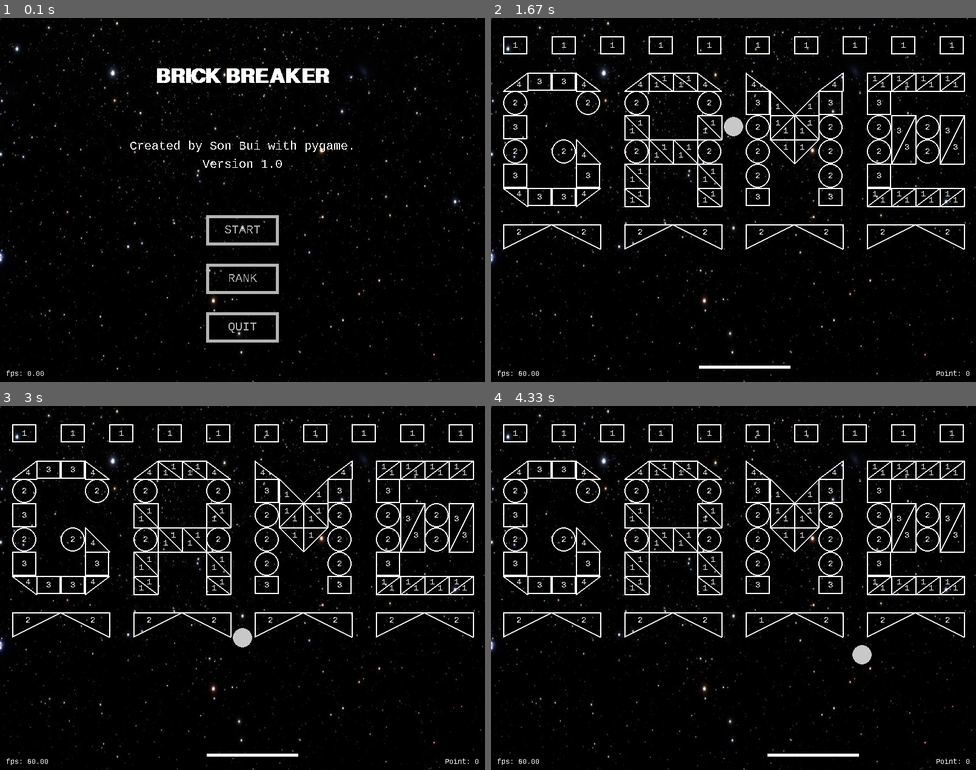
Above: before the commit, frames 1-4 (two rows, left to right).
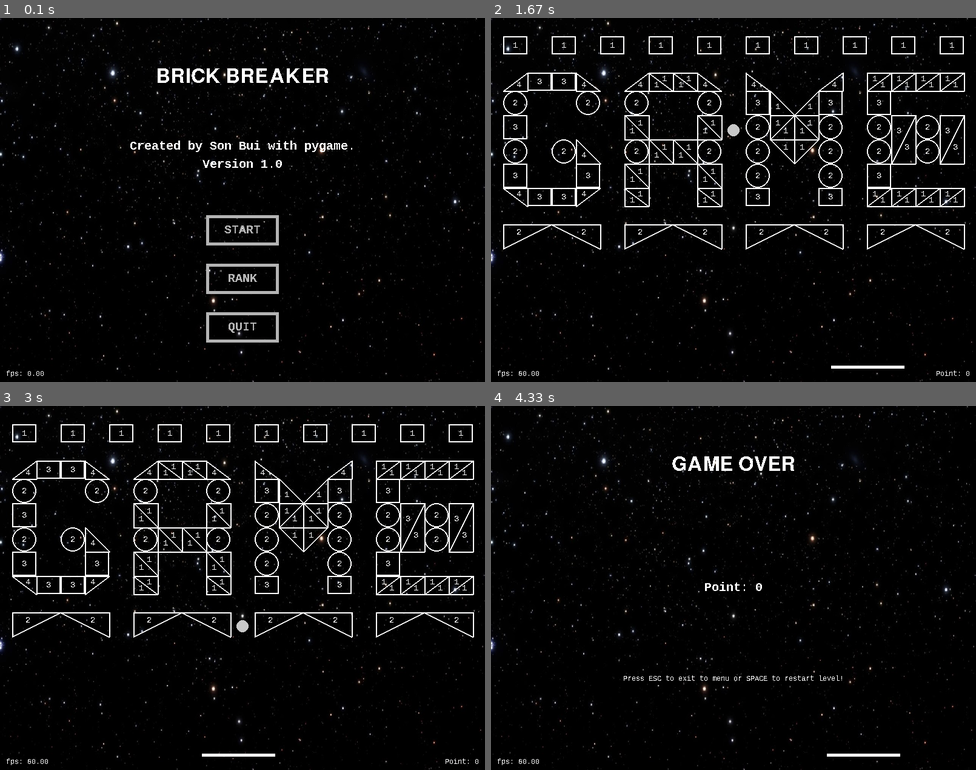
Above: after the commit, the same moments.

Repository: thanhson208s/brick-breaker-pygame
Game: pygame game, started from main.py
Same seed, same stepped clock (60 frames per second), same inputs: the game is played once before the commit and once after it.
Inputs (mouse positions are in pixels of both pictures, inside the frame that each line leads up to):
- Up to frame 1 (0.1 s): no input
- Up to frame 2 (1.67 s): click (714, 214) at 0.38 s; tap Space at 0.67, 1.07, 1.37, 1.57 s; hold Right 1-1.47 s; hold Right from 1.5 s (still down)
- Up to frame 3 (3 s): tap Space at 1.87, 2.07, 2.37, 2.63, 2.93 s; release Right at 1.97 s; hold Left 2-2.53 s; hold Left 2.57-2.97 s
- Up to frame 4 (4.33 s): hold Right 3-3.63 s; tap Space at 3.07, 3.37 s

The runs differ from the first frame. In frame 1, 0.5% of the frame differs, in the area x 26-72%, y 13-87%; in frame 2, 0.4%; in frame 3, 0.2%; in frame 4, 6.2%, in the area x 2-99%, y 5-99%.

Commit message:
update GUI

Diff:
--- a/main.py
+++ b/main.py
@@ -15,8 +15,8 @@
 
 screen = pygame.display.set_mode(config.SIZE)
 fps_font = pygame.font.SysFont("monospace", 12)
-button_font = pygame.font.SysFont("monospace", 20)
-title_font = pygame.font.SysFont('baby blocks', 48, True)
+button_font = pygame.font.SysFont("monospace", 20, True)
+title_font = pygame.font.SysFont('baby blocks', 48)
 background = pygame.transform.scale(pygame.image.load('res/bg.jpg'), config.SIZE)
 # === GLOBAL OBJECTS === #
 
--- a/src/config.py
+++ b/src/config.py
@@ -13,10 +13,10 @@
 BALL_MAX_SPEED = 500
 BALL_ACCELERATION_PERIOD = 10
 BALL_ACCELERATION_VALUE = 10
-BALL_RADIUS = 16
+BALL_RADIUS = 10
 
 BAR_BASE_SPEED = 350
-BAR_BASE_LENGTH = 150
+BAR_BASE_LENGTH = 120
 BAR_Y = HEIGHT - 25
 
 POINT_DECREASE_PERIOD = 2
@@ -24,8 +24,8 @@
 
 POINT_PER_HP = 5
 
-ENABLE_CHEAT = True
-ENABLE_AUTO = True
+ENABLE_CHEAT = False
+ENABLE_AUTO = False
 
 MAP_FOLDER = '/Users/lap14008/Programming/Game Programming/pygame/res/maps/'
 DEFAULT_MAP = '/Users/lap14008/Programming/Game Programming/pygame/res/map.json'
